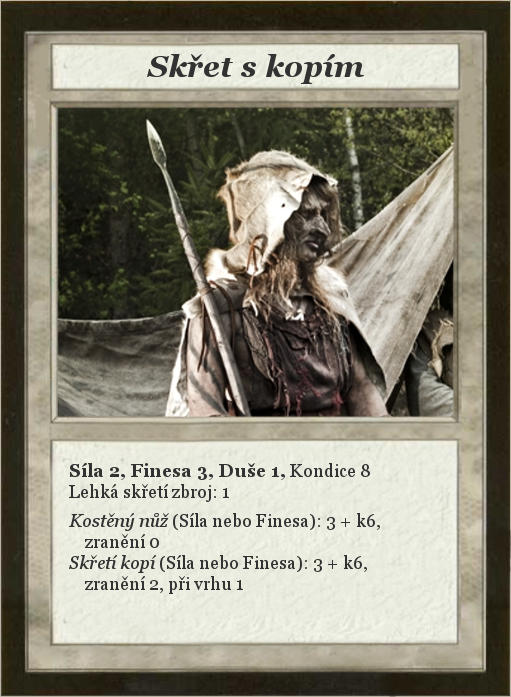
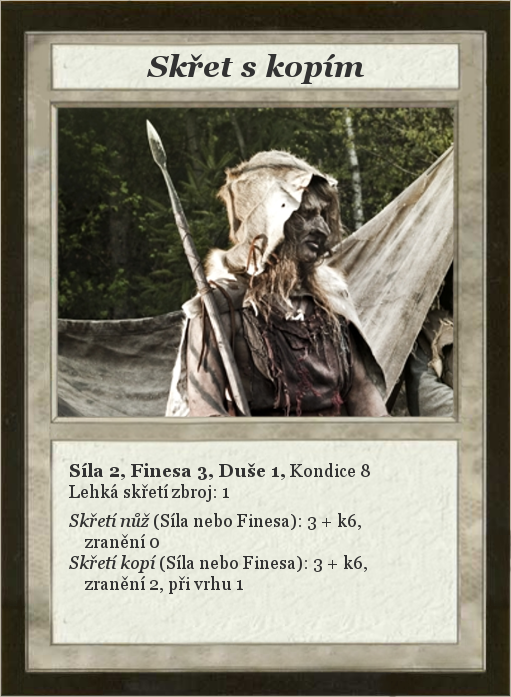
The second 511 × 697 image is a revision of the first. Changes to its layers:
painted on "Síla 2, Finesa 3, Duše 1, Kond..." over [69, 513, 380, 531]
